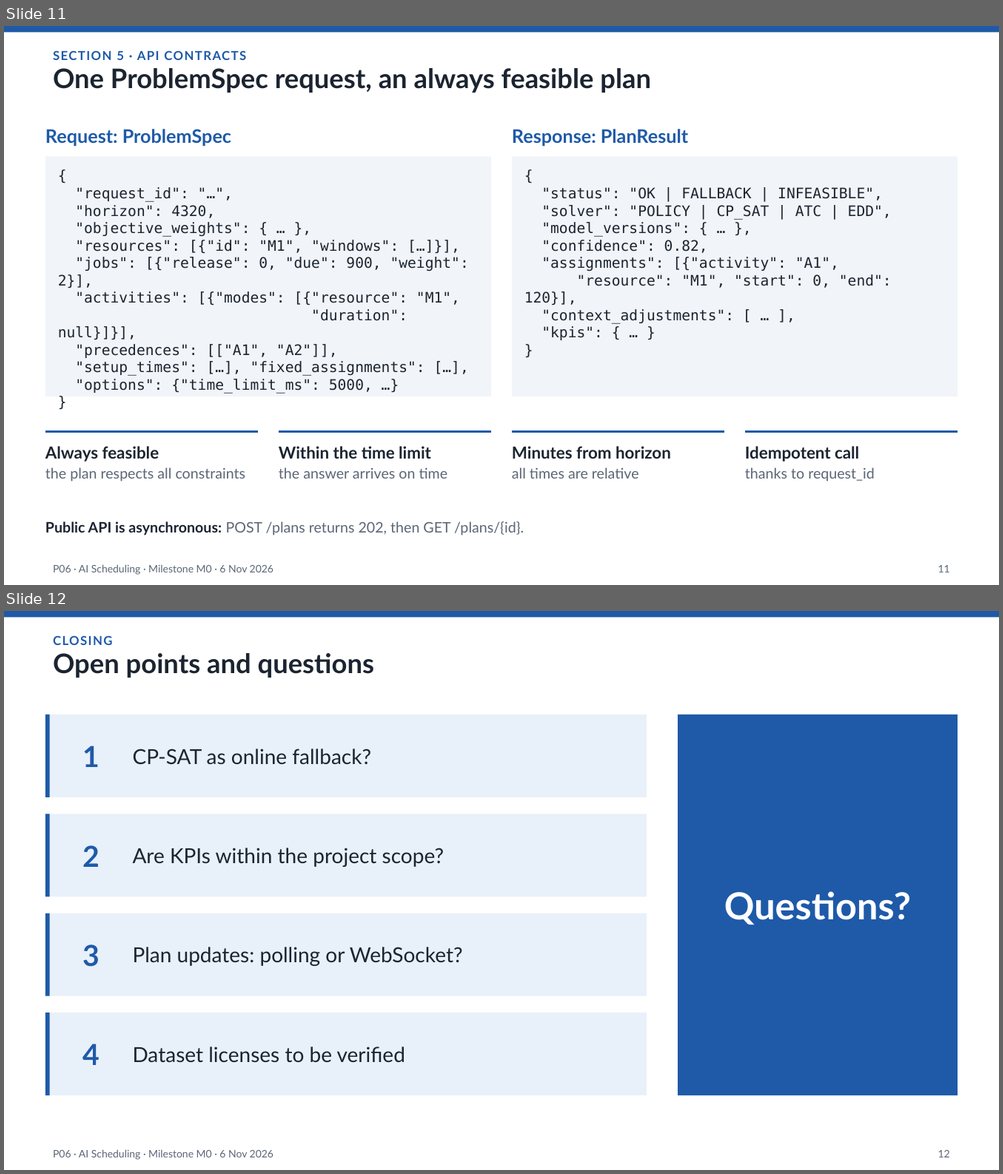
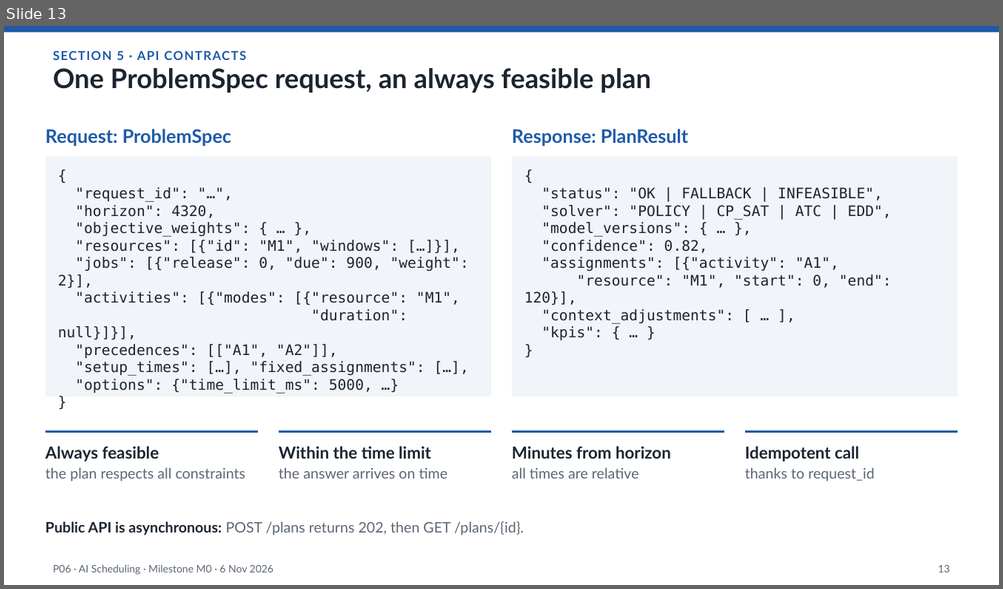
Before and after one commit to Pieruc/Scheduling, a slide deck: Presentazione/P06-6Nov-v1.pptx. Shown one above the other, each under a label of ours: slides 11 and 12 before the commit, slide 13 after it. The pictures are 1003x1174 and 1003x589 pixels, drawn with LibreOffice and Linux fonts; fonts in the diff are those of the drawing. Boxes give left, top, right and bottom in pixels: in the first picture for what was removed or moved away, otherwise in the second. Text is boxed around its words. In the diff, an @@ line names an element or a change of style, - is before the commit and + after.

```diff
--- a/Presentazione/P06-6Nov-v1.pptx
+++ b/Presentazione/P06-6Nov-v1.pptx
@@ slide 12 removed at [4, 611, 999, 1170], background #FFFFFF @@
@@ rectangle removed at [4, 611, 999, 617] @@
@@ title removed at [53, 653, 374, 678] @@
-Open points and questions
@@ text removed at [53, 635, 112, 645] @@
-CLOSING
@@ rectangle removed at [45, 715, 647, 797] @@
@@ rectangle removed at [45, 715, 51, 797] @@
@@ rectangle removed at [677, 715, 958, 1096] @@
-Questions?
@@ text removed at [82, 746, 99, 767] @@
-1
@@ text removed at [133, 749, 371, 765] @@
-CP-SAT as online fallback?
@@ rectangle removed at [45, 814, 647, 897] @@
@@ rectangle removed at [45, 814, 51, 897] @@
@@ text removed at [82, 846, 99, 867] @@
-2
@@ text removed at [133, 848, 444, 867] @@
-Are KPIs within the project scope?
@@ rectangle removed at [45, 914, 647, 997] @@
@@ rectangle removed at [45, 914, 51, 997] @@
@@ text removed at [82, 945, 99, 967] @@
-3
@@ text removed at [133, 947, 463, 966] @@
-Plan updates: polling or WebSocket?
@@ rectangle removed at [45, 1013, 647, 1096] @@
@@ rectangle removed at [45, 1013, 51, 1096] @@
@@ text removed at [82, 1044, 99, 1065] @@
-4
@@ text removed at [133, 1047, 405, 1063] @@
-Dataset licenses to be verified
@@ text removed at [53, 1150, 273, 1160] @@
-P06 · AI Scheduling · Milestone M0 · 6 Nov 2026
@@ page number removed at [938, 1150, 950, 1158] @@
-12
@@ what was slide 11 is now slide 13 @@
@@ page number at [938, 565, 950, 573]: text changed @@
-11
+13
```
Also in this commit, not shown: 4 slides changed, 3 slides added, 1 other file.
